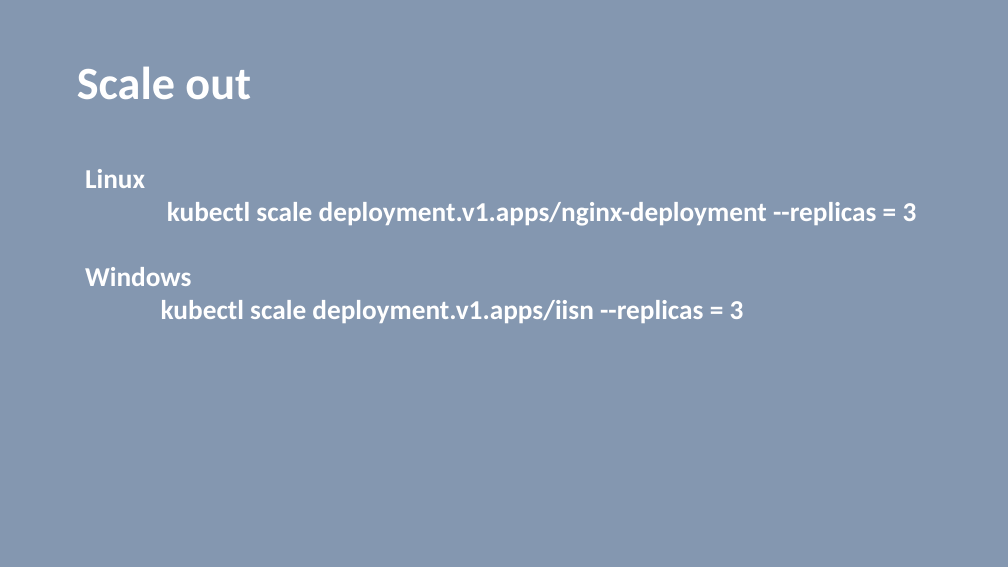
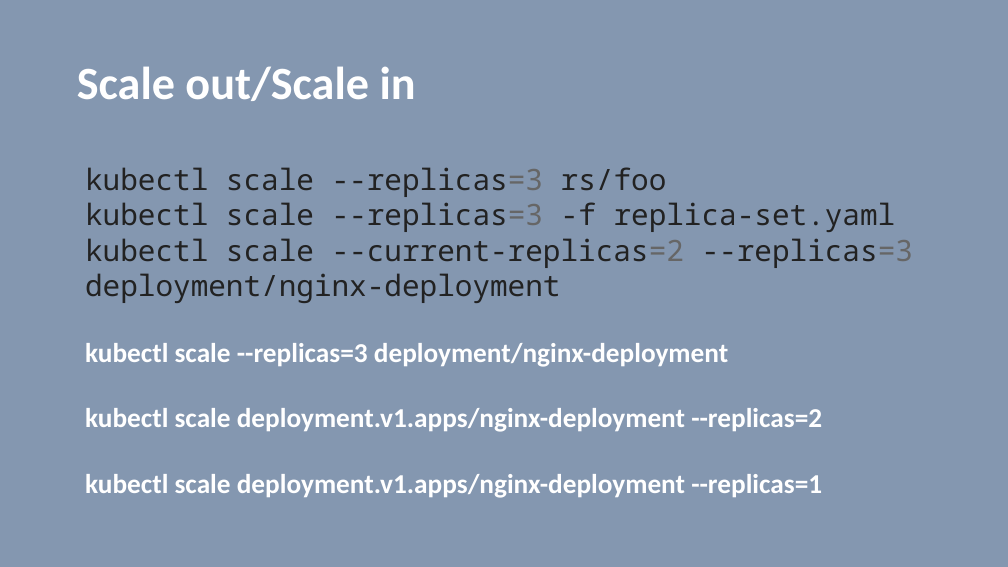
Before and after one commit to vilasvarghese/docker-k8s, a slide deck: slide 49 of notes/day4/4thDay.pptx (slide 52 before the commit). Drawn at 1008x567 pixels with LibreOffice and Linux fonts; fonts in the diff are those of the drawing. Boxes give left, top, right and bottom in pixels: in the first picture for what was removed or moved away, otherwise in the second. Text is boxed around its words. In the diff, an @@ line names an element or a change of style, - is before the commit and + after.

```diff
--- a/notes/day4/4thDay.pptx
+++ b/notes/day4/4thDay.pptx
@@ title at (77, 66, 416, 101): text changed @@
-Scale out
+Scale out/Scale in
@@ text at (85, 167, 913, 498): text changed @@
-Linux
-kubectl scale deployment.v1.apps/nginx-deployment --replicas = 3
-Windows
-kubectl scale deployment.v1.apps/iisn --replicas = 3
+kubectl scale --replicas=3 rs/foo
+kubectl scale --replicas=3 -f replica-set.yaml
+kubectl scale --current-replicas=2 --replicas=3 deployment/nginx-deployment
+kubectl scale --replicas=3 deployment/nginx-deployment
+kubectl scale deployment.v1.apps/nginx-deployment --replicas=2
+kubectl scale deployment.v1.apps/nginx-deployment --replicas=1
```
Also in this commit, not shown: 35 other slides changed, 5 slides added, 19 slides removed, 7 other files.
